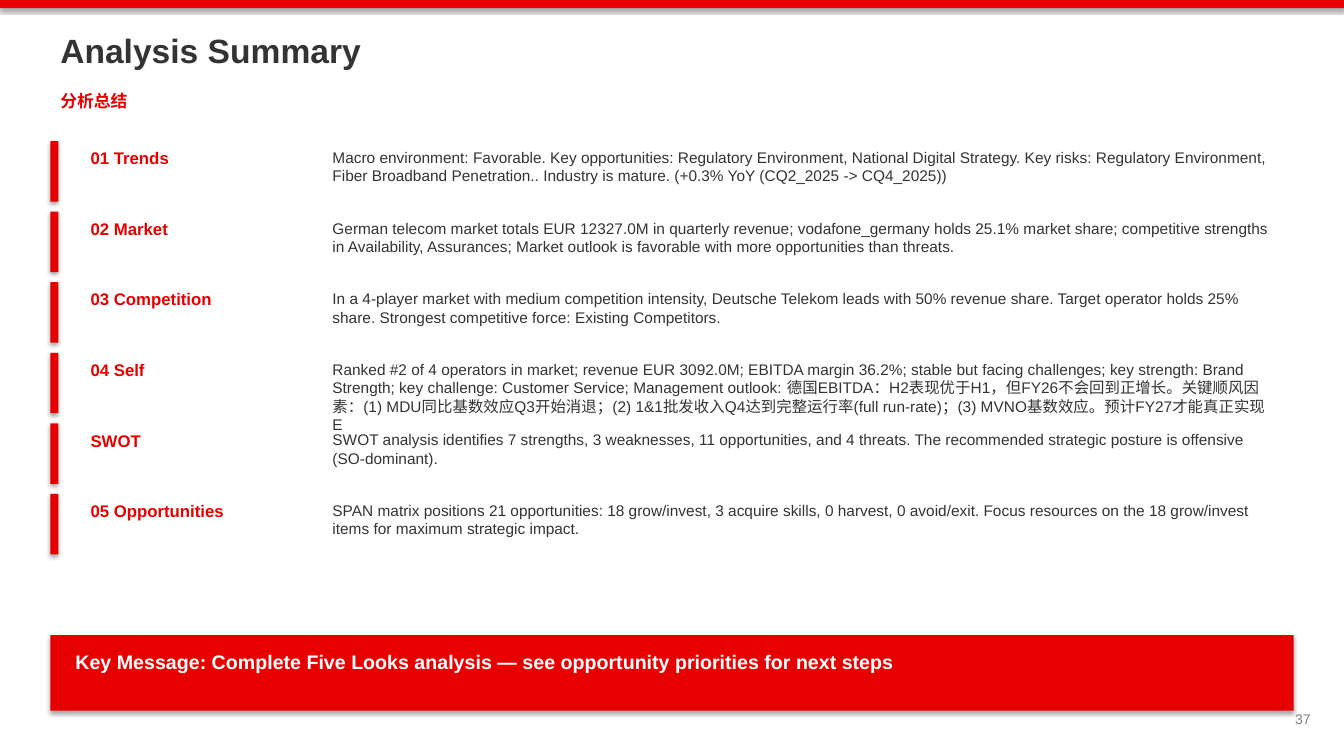
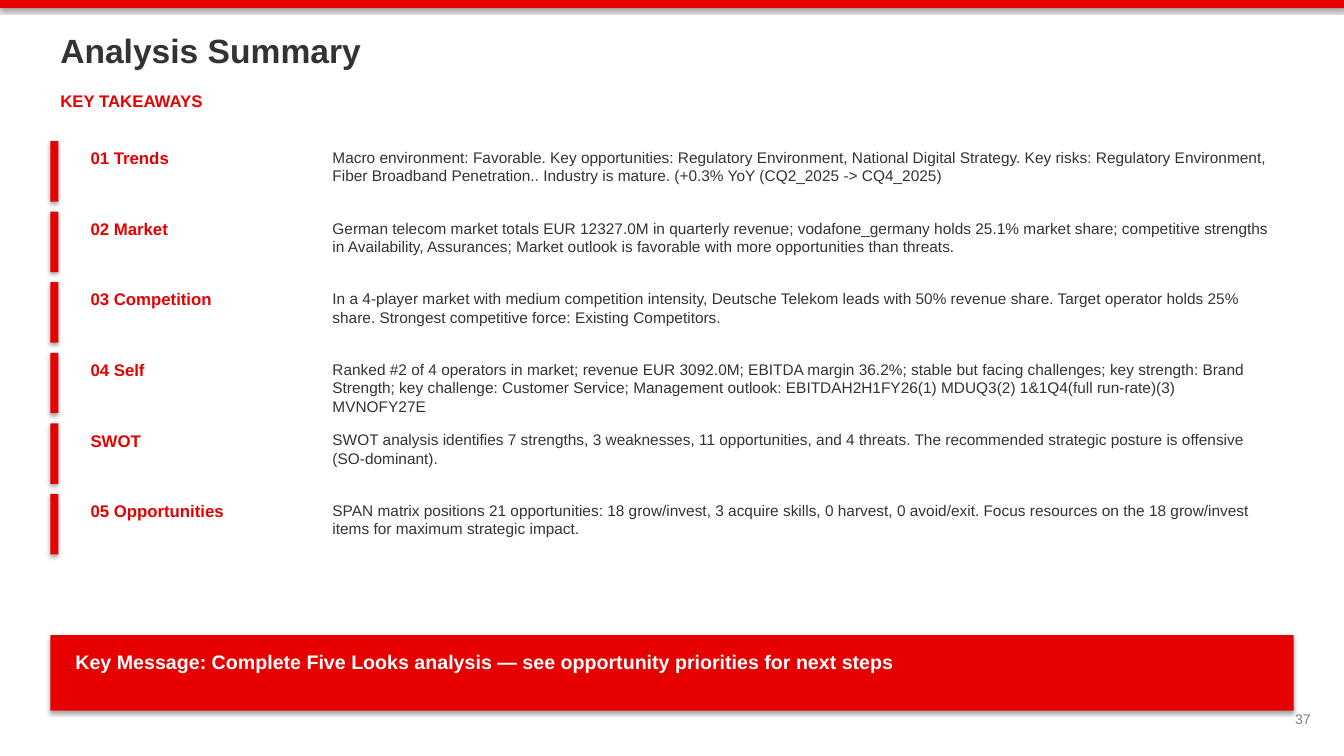
Before and after one commit to mypinseeker/BLM-Financial-Report-Analysis, a slide deck: slide 37 of data/output/blm_vodafone_germany_q3fy26_v2_draft.pptx. Drawn at 1344x756 pixels with LibreOffice and Linux fonts; fonts in the diff are those of the drawing. Boxes give left, top, right and bottom in pixels: in the first picture for what was removed or moved away, otherwise in the second. Text is boxed around its words. In the diff, an @@ line names an element or a change of style, - is before the commit and + after.

```diff
--- a/data/output/blm_vodafone_germany_q3fy26_v2_draft.pptx
+++ b/data/output/blm_vodafone_germany_q3fy26_v2_draft.pptx
@@ text at [60,95,202,107]: text changed @@
-分析总结
+KEY TAKEAWAYS
@@ text at [332,152,1266,184]: text changed @@
-Macro environment: Favorable. Key opportunities: Regulatory Environment, National Digital Strategy. Key risks: Regulatory Environment, Fiber Broadband Penetration.. Industry is mature. (+0.3% YoY (CQ2_2025 -> CQ4_2025))
+Macro environment: Favorable. Key opportunities: Regulatory Environment, National Digital Strategy. Key risks: Regulatory Environment, Fiber Broadband Penetration.. Industry is mature. (+0.3% YoY (CQ2_2025 -> CQ4_2025)
@@ text at [332,364,1244,412]: text changed @@
-Ranked #2 of 4 operators in market; revenue EUR 3092.0M; EBITDA margin 36.2%; stable but facing challenges; key strength: Brand Strength; key challenge: Customer Service; Management outlook: 德国EBITDA：H2表现优于H1，但FY26不会回到正增长。关键顺风因素：(1) MDU同比基数效应Q3开始消退；(2) 1&1批发收入Q4达到完整运行率(full run-rate)；(3) MVNO基数效应。预计FY27才能真正实现E
+Ranked #2 of 4 operators in market; revenue EUR 3092.0M; EBITDA margin 36.2%; stable but facing challenges; key strength: Brand Strength; key challenge: Customer Service; Management outlook: EBITDAH2H1FY26(1) MDUQ3(2) 1&1Q4(full run-rate)(3) MVNOFY27E
```
Also in this commit, not shown: 37 other slides changed, 1 other file.
